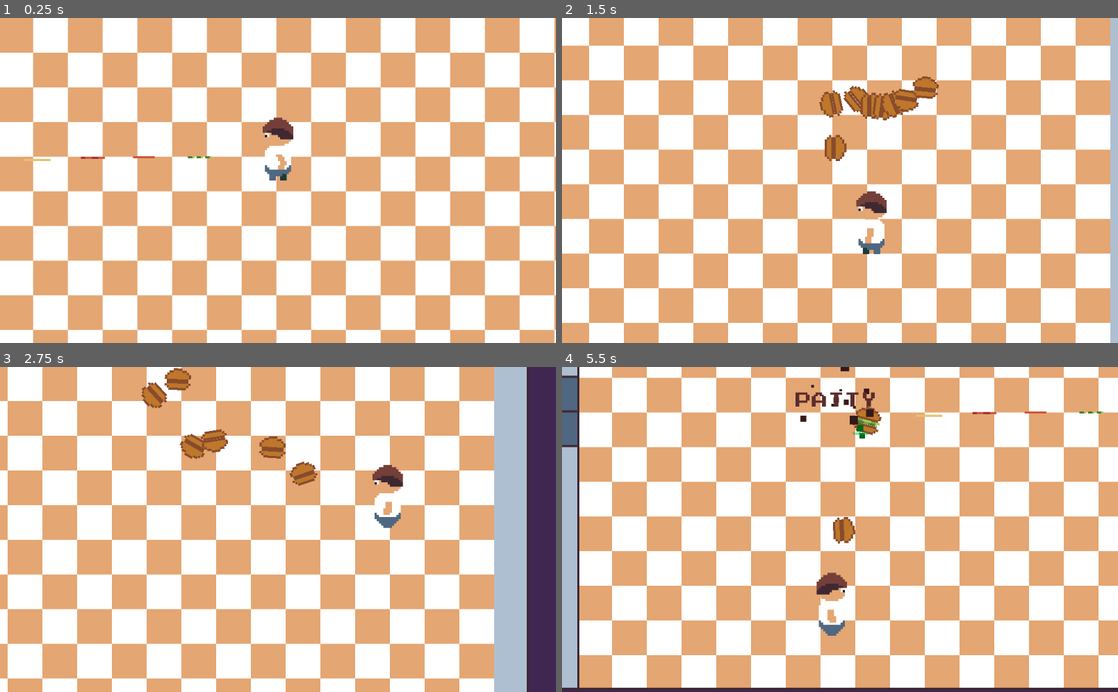
Above: before the commit, frames 1-4 (two rows, left to right).
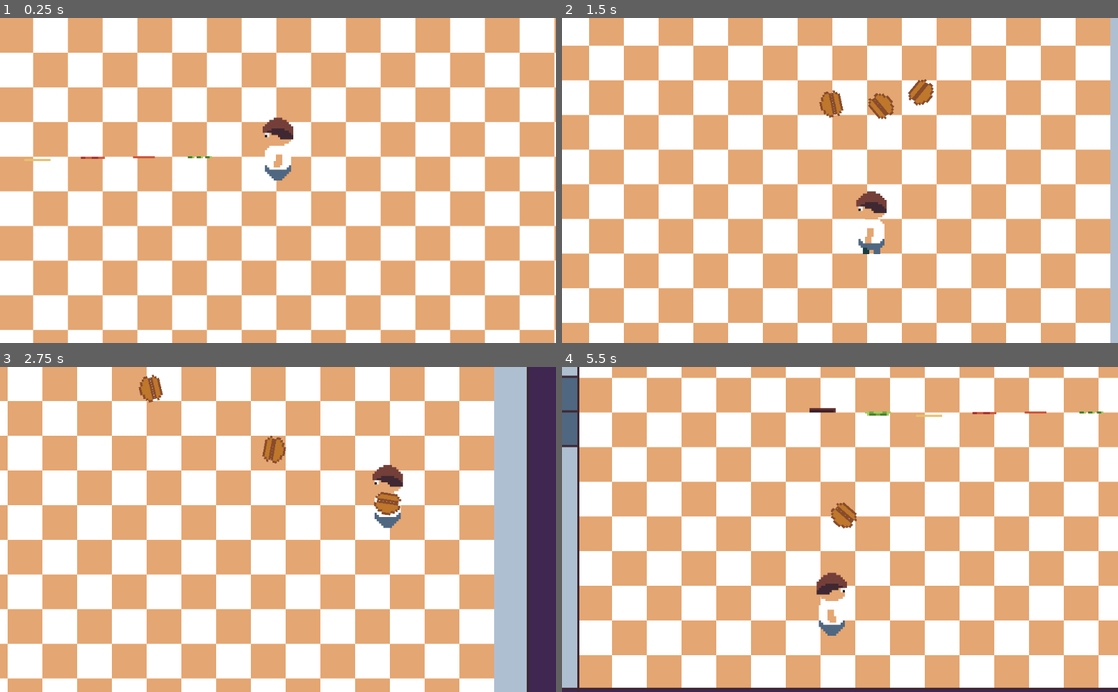
Above: after the commit, the same moments.

Repository: dardanbujupaj/night-shift
Game: Godot game, scene res://scenes/Diner.tscn
Two runs of this game, one before a commit and one after it. Both use one fixed random seed, a clock stepped at 60 frames per second and the inputs below. Sound files missing from this copy of the repository are replaced by a short silence.
Inputs (mouse positions are in pixels of both pictures, inside the frame that each line leads up to):
- Up to frame 1 (0.25 s): no input
- Up to frame 2 (1.5 s): move the mouse to (962, 164) at 0.52 s; press the mouse at (962, 164) at 0.53 s; hold D (move_right) 0.53-1.28 s; right-click (962, 164) at 0.6 s; tap Space (jump) at 0.77 s; move the mouse to (728, 196) at 1.27 s; release the mouse at (728, 196) at 1.28 s; hold S (move_down) from 1.28 s (still down); click (728, 196) at 1.35 s
- Up to frame 3 (2.75 s): tap Space (jump) at 1.52 s; right-click (166, 545) at 1.55 s; move the mouse to (333, 458) at 2.02 s; release S (move_down) at 2.03 s; press the mouse at (333, 458) at 2.03 s; hold D (move_right) from 2.03 s (still down); right-click (333, 458) at 2.1 s
- Up to frame 4 (5.5 s): move the mouse to (812, 594) at 2.77 s; release D (move_right) at 2.78 s; release the mouse at (812, 594) at 2.78 s; hold W (move_up) 2.78-3.53 s; click (812, 594) at 2.85 s; tap Space (jump) at 3.02, 3.77, 4.52 s; right-click (812, 594) at 3.05 s; move the mouse to (1006, 578) at 3.52 s; hold R 3.53-4.28 s; hold A (move_left) 3.53-5.03 s; click (1006, 578) at 3.8 s; move the mouse to (673, 480) at 4.27 s; right-click (673, 480) at 4.35 s; move the mouse to (867, 529) at 5.02 s; press the mouse at (867, 529) at 5.03 s; hold S (move_down) from 5.03 s (still down)

The runs differ from the first frame. In frame 1, 0.1% of the frame differs, in the area x 48-52%, y 42-50%; in frame 2, 1.3%; in frame 3, 1.8%, in the area x 24-73%, y 0-46%; in frame 4, 1.3%.

Commit message:
make zombies faster. lower spawn rate for zombies. lower default firerate. make knockback, damage and speed of burgers adjustable.

Diff:
--- a/project.godot
+++ b/project.godot
@@ -33,6 +33,10 @@
 [autoload]
 
 IngredientDB="*res://scenes/character/burger/IngredientDB.gd"
+
+[display]
+
+window/size/fullscreen=true
 
 [importer_defaults]
 
--- a/scenes/Diner.gd
+++ b/scenes/Diner.gd
@@ -5,6 +5,7 @@
 
 # Called when the node enters the scene tree for the first time.
 func _ready():
+	Input.set_mouse_mode(Input.MOUSE_MODE_CONFINED)
 	randomize()
 	get_tree().set_group("enemies", "target", $Character)
 	pass # Replace with function body.
@@ -22,7 +23,7 @@
 
 
 func _on_ZombieTimer_timeout():
-	for _i in randi() % 10:
+	for _i in randi() % 5:
 		var zombie = preload("res://scenes/enemies/Zombie.tscn").instance()
 		zombie.target = $Character
 		zombie.position = $ZombieSpawn.position + Vector2(rand_range(-10, 10), rand_range(-10, 10))
--- a/scenes/Diner.tscn
+++ b/scenes/Diner.tscn
@@ -7,10 +7,10 @@
 [ext_resource path="res://scenes/Diner.gd" type="Script" id=5]
 
 [sub_resource type="RectangleShape2D" id=1]
-extents = Vector2( 283.098, 10 )
+extents = Vector2( 283.098, 84.3672 )
 
 [sub_resource type="RectangleShape2D" id=2]
-extents = Vector2( 136, 10 )
+extents = Vector2( 136, 89.9984 )
 
 [node name="Diner" type="Node2D"]
 script = ExtResource( 5 )
@@ -26,6 +26,7 @@
 collision_mask = 0
 
 [node name="CollisionShape2D" type="CollisionShape2D" parent="walls/StaticBody2D"]
+position = Vector2( 2.8316, -70.3185 )
 shape = SubResource( 1 )
 
 [node name="StaticBody2D2" type="StaticBody2D" parent="walls"]
@@ -34,6 +35,7 @@
 collision_mask = 0
 
 [node name="CollisionShape2D" type="CollisionShape2D" parent="walls/StaticBody2D2"]
+position = Vector2( -0.943848, 73.1501 )
 shape = SubResource( 1 )
 
 [node name="StaticBody2D3" type="StaticBody2D" parent="walls"]
@@ -43,6 +45,7 @@
 collision_mask = 0
 
 [node name="CollisionShape2D" type="CollisionShape2D" parent="walls/StaticBody2D3"]
+position = Vector2( -3.30327, 79.2853 )
 shape = SubResource( 2 )
 
 [node name="StaticBody2D4" type="StaticBody2D" parent="walls"]
@@ -52,6 +55,7 @@
 collision_mask = 0
 
 [node name="CollisionShape2D" type="CollisionShape2D" parent="walls/StaticBody2D4"]
+position = Vector2( 0.943596, -77.8694 )
 shape = SubResource( 2 )
 
 [node name="ZombieTimer" type="Timer" parent="."]
--- a/scenes/character/Character.gd
+++ b/scenes/character/Character.gd
@@ -9,7 +9,7 @@
 var hitpoints = 10
 
 
-var fire_rate = 10
+var fire_rate = 3
 var last_shot = 0
 
 var dodge_direction: Vector2
@@ -83,16 +83,16 @@
 
 
 
-
-
-
 func shoot():
 	if (OS.get_ticks_msec() - last_shot) > 1000 / fire_rate:
 
 		$ShootAudioStreamPlayer.play()
 		var projectile = preload("res://scenes/character/burger/Burger.tscn").instance()
 		projectile.position = position + Vector2(0, -12)
-		projectile.velocity = get_local_mouse_position().normalized() * 150
+		projectile.direction = get_local_mouse_position().normalized()
+		projectile.speed = 150
+		projectile.knockback = 400
+		projectile.damage = 1
 		get_parent().add_child(projectile)
 		last_shot = OS.get_ticks_msec()
 
@@ -102,6 +102,7 @@
 	dodge_direction = get_local_mouse_position().normalized()
 	$AnimatedSprite.play("dodge")
 	$DodgeAudioStreamPlayer.play()
+	$CollisionShape2D.disabled = true
 
 func hit(damage: int, impact_velocity: Vector2) -> void:
 	hitpoints -= damage
@@ -122,3 +123,4 @@
 	if $AnimatedSprite.animation == "dodge":
 		$AnimatedSprite.play("walk")
 		state = State.IDLE
+		$CollisionShape2D.disabled = false
--- a/scenes/character/Character.tscn
+++ b/scenes/character/Character.tscn
@@ -1,8 +1,7 @@
-[gd_scene load_steps=17 format=2]
+[gd_scene load_steps=16 format=2]
 
 [ext_resource path="res://scenes/character/character_side.png" type="Texture" id=1]
 [ext_resource path="res://scenes/character/Character.gd" type="Script" id=2]
-[ext_resource path="res://scenes/character/8BIT_RETRO_Jump_Dirty_mono.wav" type="AudioStream" id=3]
 [ext_resource path="res://sound/shot.wav" type="AudioStream" id=4]
 
 [sub_resource type="RectangleShape2D" id=1]
@@ -78,11 +77,10 @@
 position = Vector2( 0, -16 )
 frames = SubResource( 12 )
 animation = "walk"
-frame = 2
+frame = 3
 playing = true
 
 [node name="DodgeAudioStreamPlayer" type="AudioStreamPlayer2D" parent="."]
-stream = ExtResource( 3 )
 
 [node name="ShootAudioStreamPlayer" type="AudioStreamPlayer2D" parent="."]
 stream = ExtResource( 4 )
--- a/scenes/character/burger/Burger.gd
+++ b/scenes/character/burger/Burger.gd
@@ -1,10 +1,15 @@
 extends Area2D
 
+var damage = 1
+var knockback = 1
+var speed = 1
 
+var is_active = true
 
 var current_height = 0
+var layers = 1
 
-var velocity = Vector2()
+var direction = Vector2()
 var angular_velocity: float
 
 # Called when the node enters the scene tree for the first time.
@@ -22,11 +27,13 @@
 
 
 func _physics_process(delta):
-	position += velocity * delta
+	position += direction * speed * delta
 
 # Add a Ingredients to the Burger
 # see Ingredients-enum
 func add_ingredient(ingredient):
+	layers += 1
+
 	var data = IngredientDB.ingredient_data[ingredient]
 
 	#add Ingredients
@@ -49,8 +56,12 @@
 
 
 func _on_Bread_body_entered(body: Node):
-	if body.is_in_group("enemies") and body.has_method("hit"):
-		body.hit(1, velocity)
+	if is_active and body.is_in_group("enemies") and body.has_method("hit"):
+		body.hit(damage * layers, direction * knockback * layers)
+		is_active = false
+		$AudioStreamPlayer2D.play()
+		yield($AudioStreamPlayer2D, "finished")
+		queue_free()
 
 
 func _on_Bread_area_entered(area):
--- a/scenes/character/burger/Burger.tscn
+++ b/scenes/character/burger/Burger.tscn
@@ -1,8 +1,9 @@
-[gd_scene load_steps=5 format=2]
+[gd_scene load_steps=6 format=2]
 
 [ext_resource path="res://scenes/character/burger/burger_lower.png" type="Texture" id=1]
 [ext_resource path="res://scenes/character/burger/Burger.gd" type="Script" id=2]
 [ext_resource path="res://scenes/character/burger/burger_upper.png" type="Texture" id=3]
+[ext_resource path="res://sound/hit.wav" type="AudioStream" id=4]
 
 [sub_resource type="CircleShape2D" id=1]
 radius = 5.75681
@@ -22,5 +23,8 @@
 [node name="burger_upper" type="Sprite" parent="."]
 texture = ExtResource( 3 )
 offset = Vector2( 0, 5 )
+
+[node name="AudioStreamPlayer2D" type="AudioStreamPlayer2D" parent="."]
+stream = ExtResource( 4 )
 [connection signal="area_entered" from="." to="." method="_on_Bread_area_entered"]
 [connection signal="body_entered" from="." to="." method="_on_Bread_body_entered"]
--- a/scenes/enemies/Enemy.gd
+++ b/scenes/enemies/Enemy.gd
@@ -54,7 +54,7 @@
 
 	move_and_slide(velocity + knockback_velocity)
 
-	knockback_velocity *= delta * 10
+	knockback_velocity *= delta
 
 	if OS.get_ticks_msec() - last_hit > 1000:
 		attack()
@@ -74,8 +74,7 @@
 
 func die():
 	dead = true
-	set_collision_layer_bit(0, false)
-	set_collision_layer_bit(1, false)
+	$CollisionShape2D.set_deferred("disabled", true)
 
 
 func set_random_target_point():
--- a/scenes/enemies/Zombie.gd
+++ b/scenes/enemies/Zombie.gd
@@ -3,7 +3,7 @@
 
 func _ready():
 	hitpoints = 5
-	speed = 50
+	speed = 80
 
 func die():
 	$zombie.rotation = PI / 2
--- a/scenes/enemies/Zombie.tscn
+++ b/scenes/enemies/Zombie.tscn
@@ -10,7 +10,7 @@
 "enemies",
 ]]
 collision_layer = 2
-collision_mask = 4
+collision_mask = 6
 script = ExtResource( 2 )
 
 [node name="zombie" type="Sprite" parent="."]
